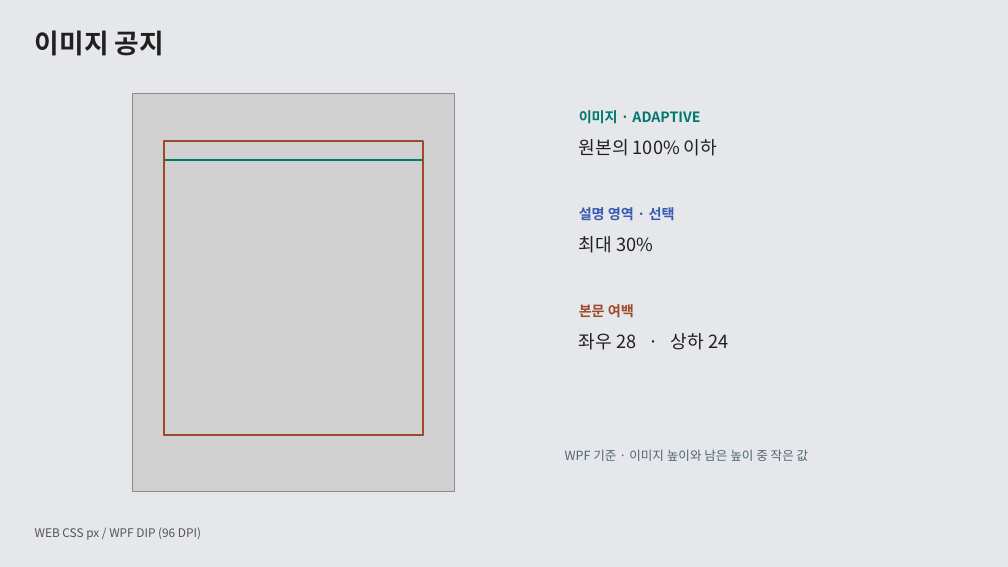
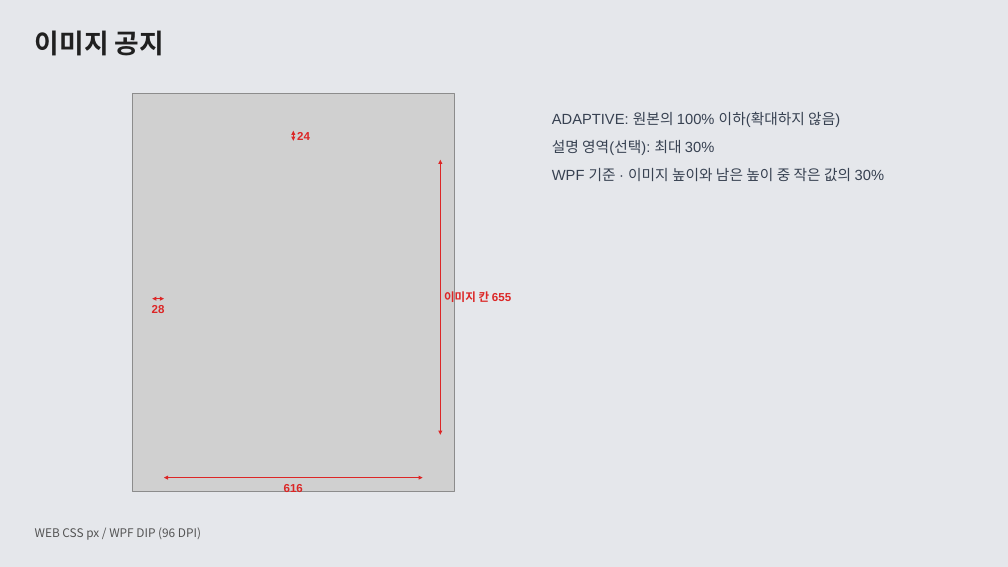
Before and after one commit to ok-sy/WPF_WindowsPopupWithC_proto, a slide deck: slide 4 of docs/design/61_popup_layout_guide/공통 팝업 UI 가이드 · WEB과 WPF.pptx. Drawn at 1008x567 pixels with LibreOffice and Linux fonts; fonts in the diff are those of the drawing; grey boxes stand for pictures. Boxes give left, top, right and bottom in pixels: in the first picture for what was removed or moved away, otherwise in the second. Text is boxed around its words. In the diff, an @@ line names an element or a change of style, - is before the commit and + after.

```diff
--- a/docs/design/61_popup_layout_guide/공통 팝업 UI 가이드 · WEB과 WPF.pptx
+++ b/docs/design/61_popup_layout_guide/공통 팝업 UI 가이드 · WEB과 WPF.pptx
@@ text at [552,111,884,181]: text changed; size 12 to 14 pt; font Noto Sans CJK KR to Arial; text colour #50666F to #374151 @@
-WPF 기준 · 이미지 높이와 남은 높이 중 작은 값
+ADAPTIVE: 원본의 100% 이하(확대하지 않음)
+설명 영역(선택): 최대 30%
+WPF 기준 · 이미지 높이와 남은 높이 중 작은 값의 30%
@@ text "ADAPTIVE: 원본의 100% 이하(확대하지 않음)" at [552,111,884,181]: vertical alignment middle to top @@
@@ rectangle removed at [164,141,423,435] @@
@@ double arrow added from (293, 131) to (293, 141), #DC2626 1.25 pt @@
@@ text added at [297,132,310,140], 11 pt, text #DC2626, bold @@
+24
@@ text removed at [579,139,717,156] @@
-원본의 100% 이하
@@ rectangle removed at [164,160,423,435] @@
@@ double arrow added from (440, 160) to (440, 435), #DC2626 1.25 pt @@
@@ text removed at [579,207,675,221] @@
-설명 영역 · 선택
@@ text removed at [579,236,653,253] @@
-최대 30%
@@ double arrow added from (152, 299) to (164, 299), #DC2626 1.25 pt @@
@@ text at [444,289,511,305]: text changed; size 13.5 to 11 pt; font Noto Sans CJK KR to Arial; text colour #00776F to #DC2626 @@
-이미지 · ADAPTIVE
+이미지 칸 655
@@ text added at [152,305,165,313], 11 pt, text #DC2626, bold @@
+28
@@ text removed at [579,304,634,318] @@
-본문 여백
@@ text removed at [579,333,728,350] @@
-좌우 28 · 상하 24
@@ double arrow added from (164, 478) to (423, 478), #DC2626 1.25 pt @@
@@ text added at [284,484,303,495], 11 pt, text #DC2626, bold @@
+616
```
Also in this commit, not shown: 8 other slides changed, 1 other file.
